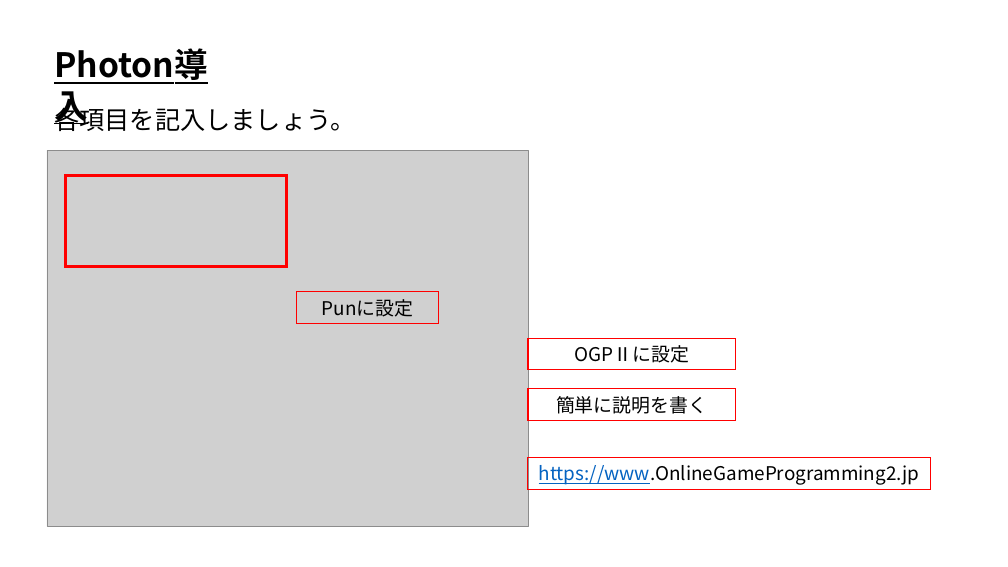
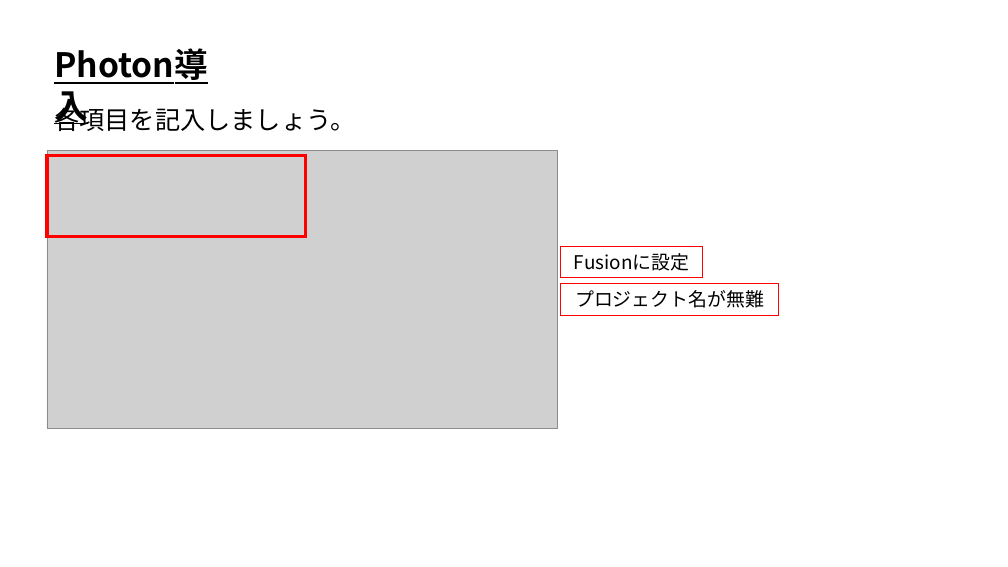
Before and after one commit to ArakiYusuke-Ohara/Textbook, a slide deck: slide 4 of ゲーム科3年/00_前期/オンラインゲームプログラミングⅡ/01_Photon導入.pptx (slide 5 before the commit). Drawn at 1008x567 pixels with LibreOffice and Linux fonts; fonts in the diff are those of the drawing; grey boxes stand for pictures. Boxes give left, top, right and bottom in pixels: in the first picture for what was removed or moved away, otherwise in the second. Text is boxed around its words. In the diff, an @@ line names an element or a change of style, - is before the commit and + after.

```diff
--- a/ゲーム科3年/00_前期/オンラインゲームプログラミングⅡ/01_Photon導入.pptx
+++ b/ゲーム科3年/00_前期/オンラインゲームプログラミングⅡ/01_Photon導入.pptx
@@ rectangle: place and size @@
-rectangle at box(65, 176, 287, 267)
+rectangle at box(47, 155, 306, 237)
@@ picture: place and size @@
-picture at box(47, 150, 528, 526)
+picture at box(47, 150, 558, 429)
@@ rectangle added at box(561, 247, 702, 278), outline #FF0000 1 pt, 18 pt, text #000000 @@
+Fusionに設定
@@ rectangle removed at box(297, 292, 439, 324) @@
-Punに設定
@@ rectangle added at box(561, 284, 779, 315), outline #FF0000 1 pt, 18 pt, text #000000 @@
+プロジェクト名が無難
@@ rectangle removed at box(528, 338, 735, 370) @@
-OGPⅡに設定
@@ rectangle removed at box(528, 389, 735, 420) @@
-簡単に説明を書く
@@ rectangle removed at box(528, 457, 930, 489) @@
-https://www.OnlineGameProgramming2.jp
```
Also in this commit, not shown: 4 other slides changed, 4 slides added, 3 slides removed, 8 other files.
